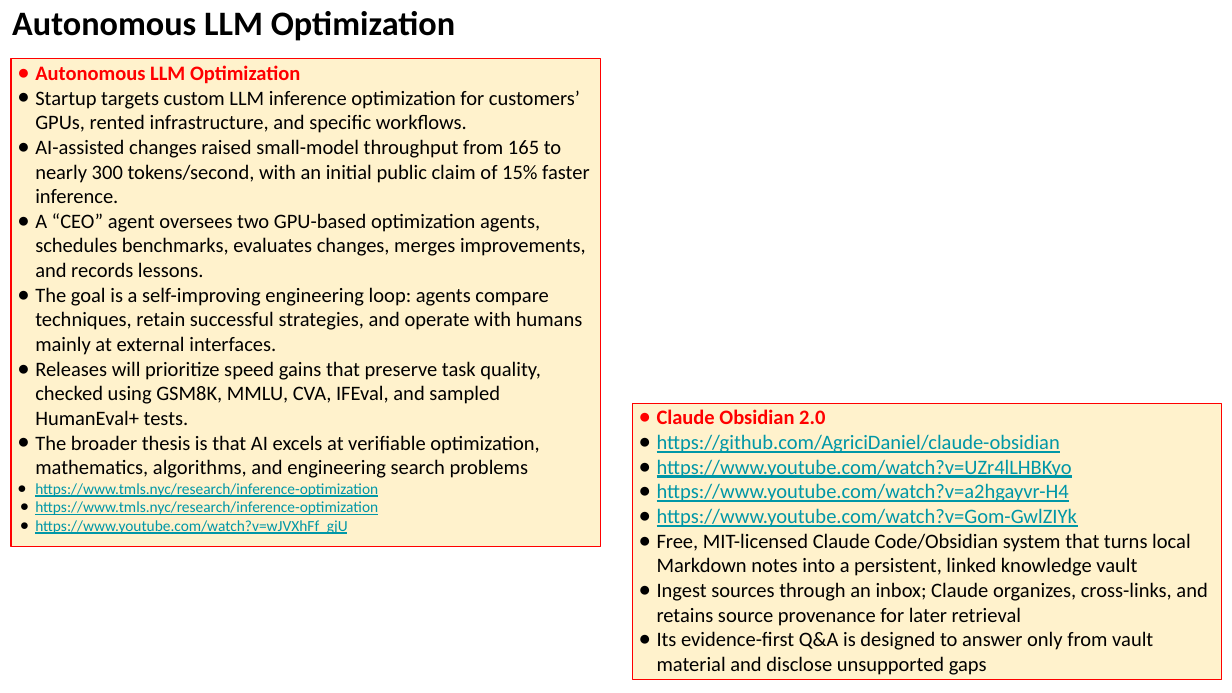
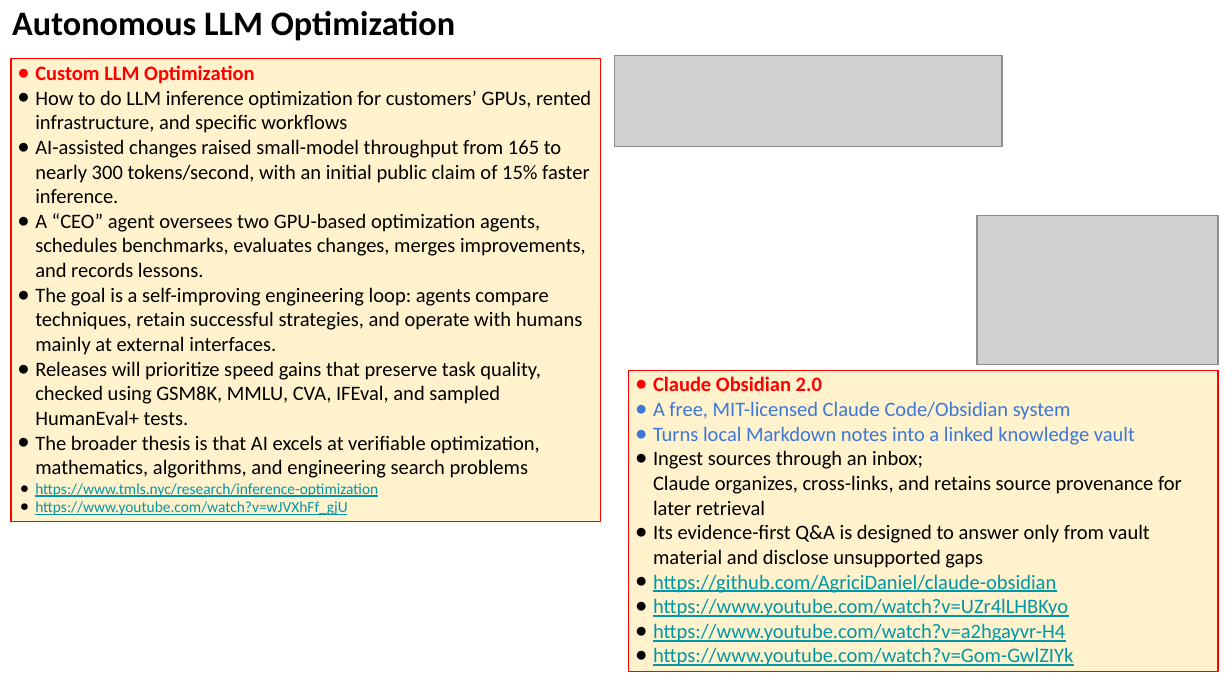
Before and after one commit to lselector/seminar, a slide deck: slide 25 of 2026/2026-08-21-AI-Updates.pptx. Drawn at 1232x693 pixels with LibreOffice and Linux fonts; fonts in the diff are those of the drawing; grey boxes stand for pictures. Boxes give left, top, right and bottom in pixels: in the first picture for what was removed or moved away, otherwise in the second. Text is boxed around its words. In the diff, an @@ line names an element or a change of style, - is before the commit and + after.

```diff
--- a/2026/2026-08-21-AI-Updates.pptx
+++ b/2026/2026-08-21-AI-Updates.pptx
@@ rectangle "Custom LLM Optimization": place and size @@
-rectangle "Custom LLM Optimization" at [11, 59, 600, 547]
+rectangle "Custom LLM Optimization" at [11, 59, 600, 522]
@@ picture added at [615, 55, 1002, 147] @@
@@ text in rectangle at [35, 65, 591, 133]: text changed @@
-● Autonomous LLM Optimization
-● Startup targets custom LLM inference optimization for customers’ GPUs, rented infrastructure, and specific workflows.
+● Custom LLM Optimization
+● How to do LLM inference optimization for customers’ GPUs, rented infrastructure, and specific workflows
@@ picture added at [977, 216, 1218, 365] @@
@@ rectangle "Claude Obsidian 2.0": place and size @@
-rectangle "Claude Obsidian 2.0" at [632, 403, 1221, 679]
+rectangle "Claude Obsidian 2.0" at [628, 371, 1217, 671]
@@ text in rectangle at [653, 401, 1182, 568]: paragraphs added @@
+● A free, MIT-licensed Claude Code/Obsidian system
+● Turns local Markdown notes into a linked knowledge vault
+● Ingest sources through an inbox;
+  Claude organizes, cross-links, and retains source provenance for later retrieval
+● Its evidence-first Q&A is designed to answer only from vault material and disclose unsupported gaps
@@ text in rectangle at [35, 501, 378, 515]: paragraph removed @@
-● https://www.tmls.nyc/research/inference-optimization
@@ text in rectangle at [657, 533, 1207, 675]: paragraphs removed @@
-● Free, MIT-licensed Claude Code/Obsidian system that turns local Markdown notes into a persistent, linked knowledge vault
-● Ingest sources through an inbox; Claude organizes, cross-links, and retains source provenance for later retrieval
-● Its evidence-first Q&A is designed to answer only from vault material and disclose unsupported gaps
```
Also in this commit, not shown: 22 other slides changed, 5 slides added, 4 slides removed.
